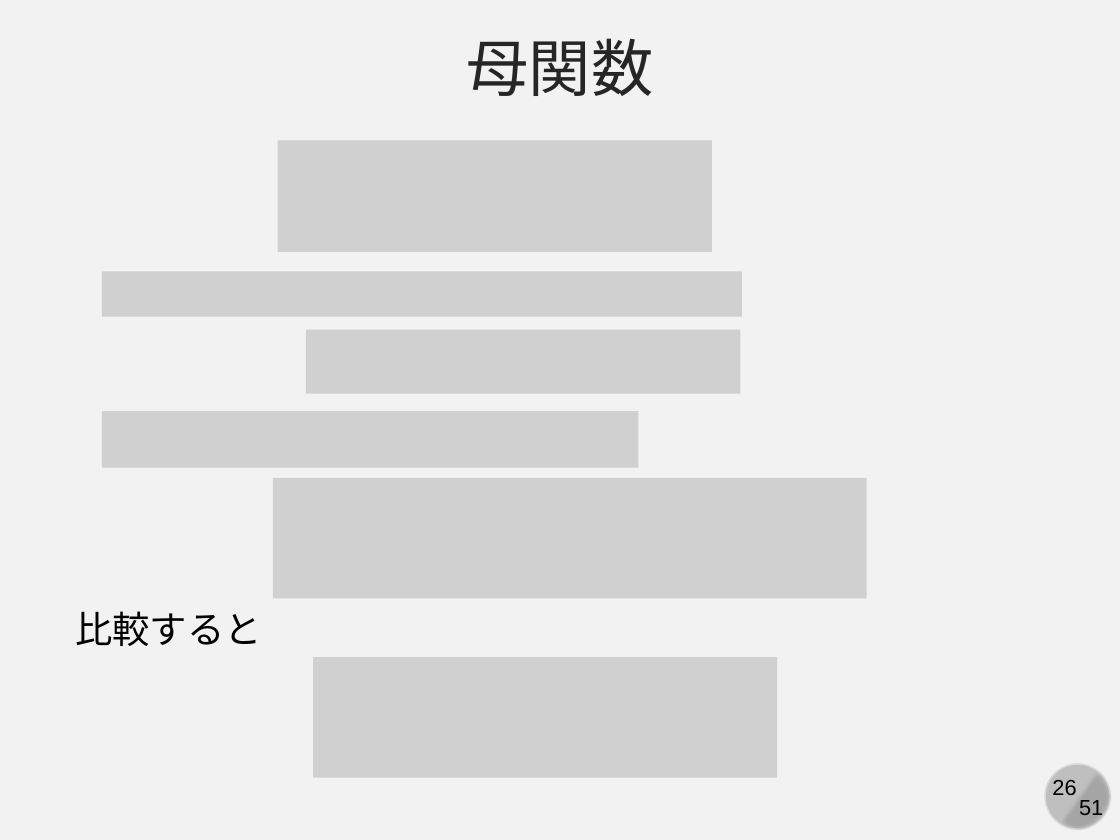
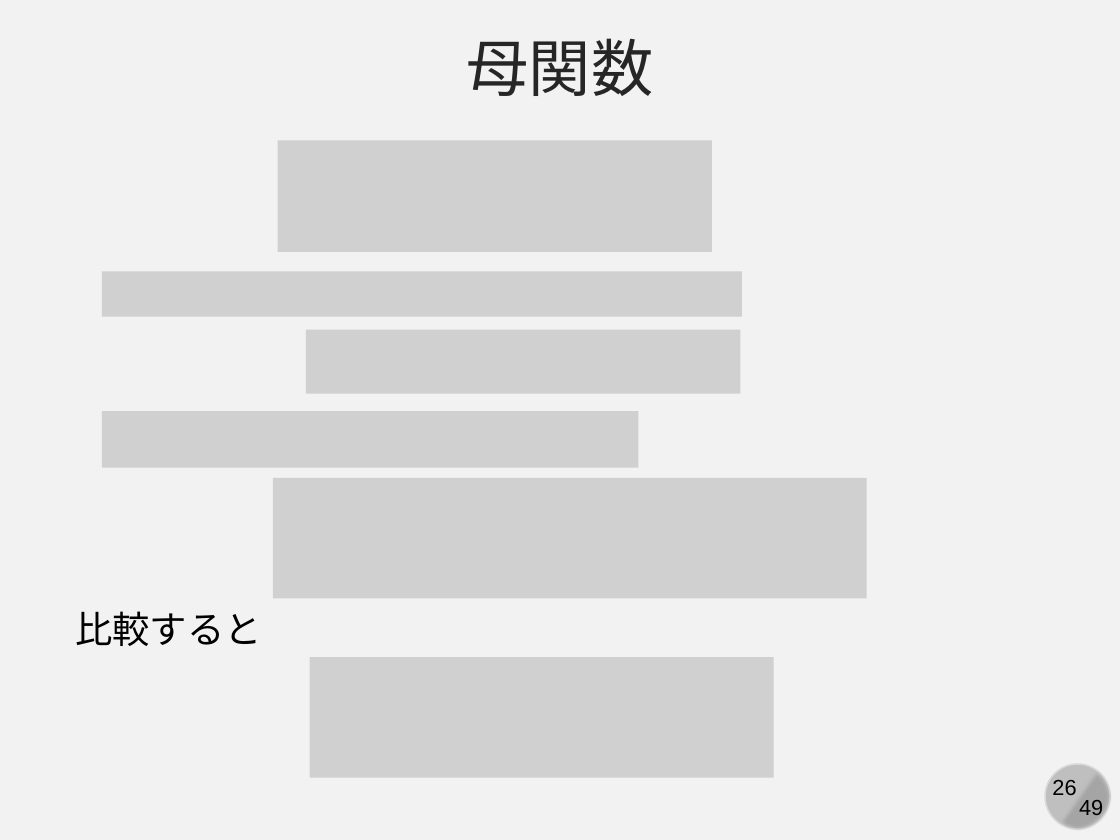
Before and after one commit to kaityo256/classical_mechanics, a slide deck: slide 26 of canonical_transformation/fig/slide.pptx. Drawn at 1120x840 pixels with LibreOffice and Linux fonts; fonts in the diff are those of the drawing; grey boxes stand for pictures. Boxes give left, top, right and bottom in pixels: in the first picture for what was removed or moved away, otherwise in the second. Text is boxed around its words. In the diff, an @@ line names an element or a change of style, - is before the commit and + after.

```diff
--- a/canonical_transformation/fig/slide.pptx
+++ b/canonical_transformation/fig/slide.pptx
@@ picture: place and size @@
-picture at [314,657,777,778]
+picture at [309,657,773,778]
@@ text at [1079,800,1103,820]: text changed @@
-51
+49
```
Also in this commit, not shown: 26 other slides changed, 22 slides added, 2 slides removed, 1 other file.
